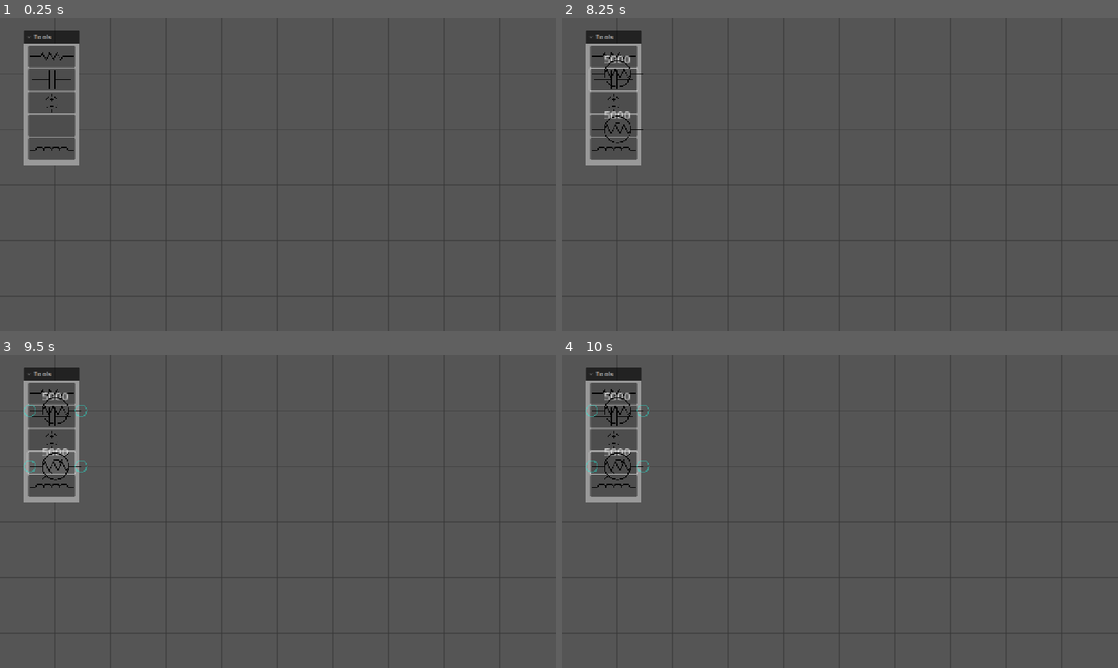
Above: before the commit, frames 1-4 (two rows, left to right).
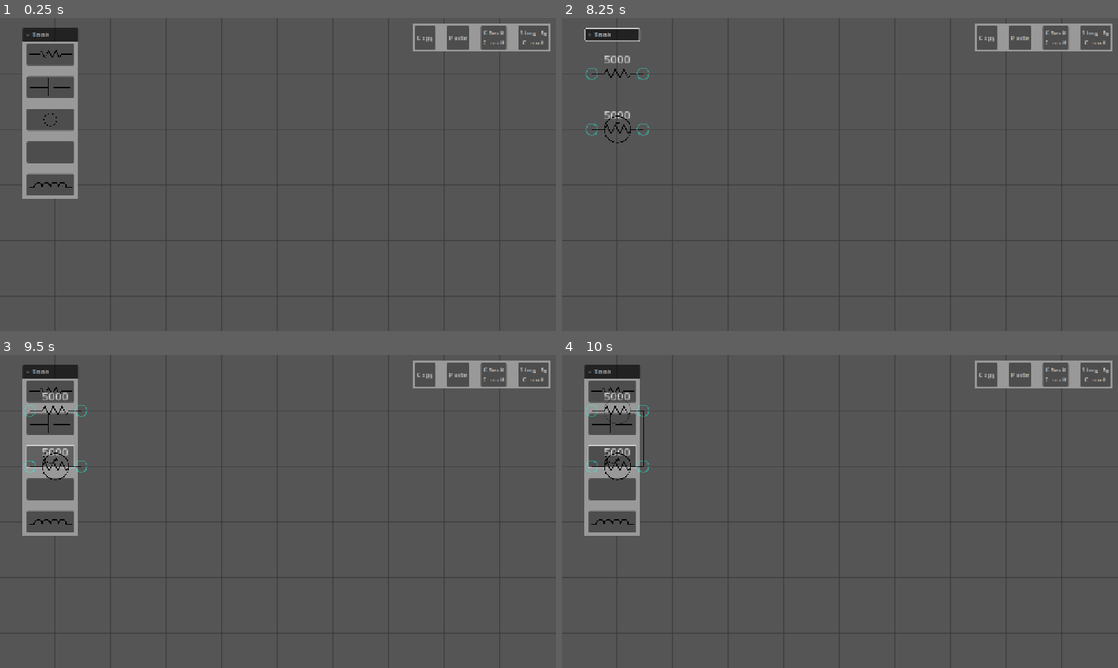
Above: after the commit, the same moments.

Repository: j-stapera/Yet-Another-Circuit-Designer
Game: Godot game, scene res://main.tscn
Two runs of this game, one before a commit and one after it. Both use one fixed random seed, a clock stepped at 60 frames per second and the inputs below.
Inputs (mouse positions are in pixels of both pictures, inside the frame that each line leads up to; where the layout moved, square brackets give the same spot in the first picture):
- Up to frame 1 (0.25 s): no input
- Up to frame 2 (8.25 s): click (984, 36) at 0.5 s, where only the run after the commit has a clickable "Copy"; click (1017, 36) at 1.25 s, where only the run after the commit has a clickable "Paste"; click (1056, 36) at 2 s, where only the run after the commit has a clickable "Check Circuit"; click (1095, 36) at 2.75 s, where only the run after the commit has a clickable "Simplify Circuit"; click (612, 55) at 3.5 s; click (612, 86) [612, 80] at 4.25 s; click (612, 118) [612, 102] at 5 s; click (612, 152) [612, 124] at 5.75 s; click (612, 183) [612, 149] at 6.5 s; tap Enter at 7.25 s; drag from (589, 74) to (645, 130) at 7.27 s; tap Space at 8 s; drag from (645, 74) to (589, 130) at 8.02 s
- Up to frame 3 (9.5 s): tap Enter at 8.75 s; press the mouse at (27, 467) at 8.78 s; hold E (Rotate Right) from 8.78 s (still down)
- Up to frame 4 (10 s): release E (Rotate Right) at 9.5 s; release the mouse at (589, 467) at 9.5 s; tap Space at 9.5 s; drag from (645, 467) to (617, 392) at 9.52 s

The runs differ from the first frame. In frame 1, 3.4% of the frame differs, in the area x 4-99%, y 1-58%; in frame 2, 2.4%; in frame 3, 3.4%; in frame 4, 3.4%.

Commit message:
Added cut/paste menu system

Diff:
--- a/main.tscn
+++ b/main.tscn
@@ -9,14 +9,16 @@
 
 [sub_resource type="StyleBoxFlat" id="StyleBoxFlat_7mycd"]
 
+[sub_resource type="StyleBoxFlat" id="StyleBoxFlat_272bh"]
+
 [node name="main" type="Node2D"]
 script = ExtResource("1_0xm2m")
 
 [node name="FoldableContainer" type="FoldableContainer" parent="."]
-offset_left = 55.0
-offset_top = 28.0
-offset_right = 183.0
-offset_bottom = 339.0
+offset_left = 52.0
+offset_top = 23.0
+offset_right = 180.0
+offset_bottom = 415.0
 theme_override_styles/panel = SubResource("StyleBoxFlat_7mycd")
 title = "Tools"
 
@@ -29,7 +31,7 @@
 
 [node name="VBoxContainer" type="VBoxContainer" parent="FoldableContainer/MarginContainer"]
 layout_mode = 2
-theme_override_constants/separation = 3
+theme_override_constants/separation = 25
 
 [node name="Button Resistor" type="Button" parent="FoldableContainer/MarginContainer/VBoxContainer"]
 custom_minimum_size = Vector2(100, 50)
@@ -72,6 +74,47 @@
 [node name="ConnectionGraph" type="Node" parent="."]
 script = ExtResource("6_7mycd")
 
+[node name="Panel" type="Panel" parent="."]
+offset_left = 951.0
+offset_top = 14.0
+offset_right = 1267.0
+offset_bottom = 76.0
+theme_override_styles/panel = SubResource("StyleBoxFlat_272bh")
+
+[node name="HBoxContainer" type="HBoxContainer" parent="Panel"]
+layout_mode = 1
+anchors_preset = 8
+anchor_left = 0.5
+anchor_top = 0.5
+anchor_right = 0.5
+anchor_bottom = 0.5
+offset_left = -156.0
+offset_top = -27.5
+offset_right = 156.0
+offset_bottom = 27.5
+grow_horizontal = 2
+grow_vertical = 2
+theme_override_constants/separation = 27
+alignment = 1
+
+[node name="Copy Button" type="Button" parent="Panel/HBoxContainer"]
+layout_mode = 2
+text = "Copy"
+
+[node name="Paste Button" type="Button" parent="Panel/HBoxContainer"]
+layout_mode = 2
+text = "Paste"
+
+[node name="Check Button" type="Button" parent="Panel/HBoxContainer"]
+layout_mode = 2
+text = "Check
+Circuit"
+
+[node name="Simplify Button" type="Button" parent="Panel/HBoxContainer"]
+layout_mode = 2
+text = "Simplify
+Circuit"
+
 [connection signal="pressed" from="FoldableContainer/MarginContainer/VBoxContainer/Button Resistor" to="." method="_on_button_resistor_pressed"]
 [connection signal="pressed" from="FoldableContainer/MarginContainer/VBoxContainer/Button Voltage Source" to="." method="_on_button_voltage_source_pressed"]
 [connection signal="pressed" from="FoldableContainer/MarginContainer/VBoxContainer/Button Wire" to="." method="_on_button_wire_pressed"]
Not shown: 1 places in main.tscn that only renumber resources
